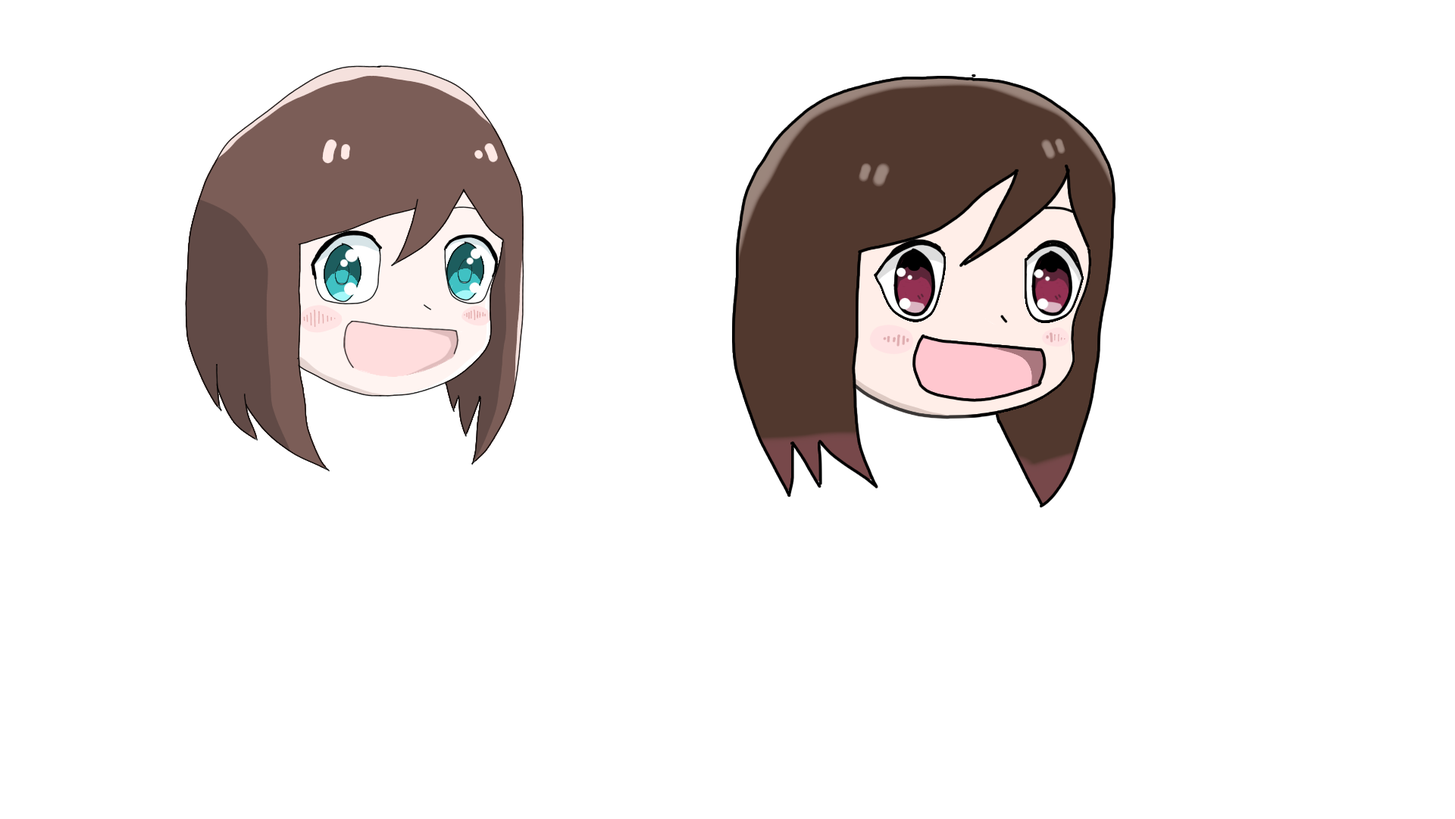
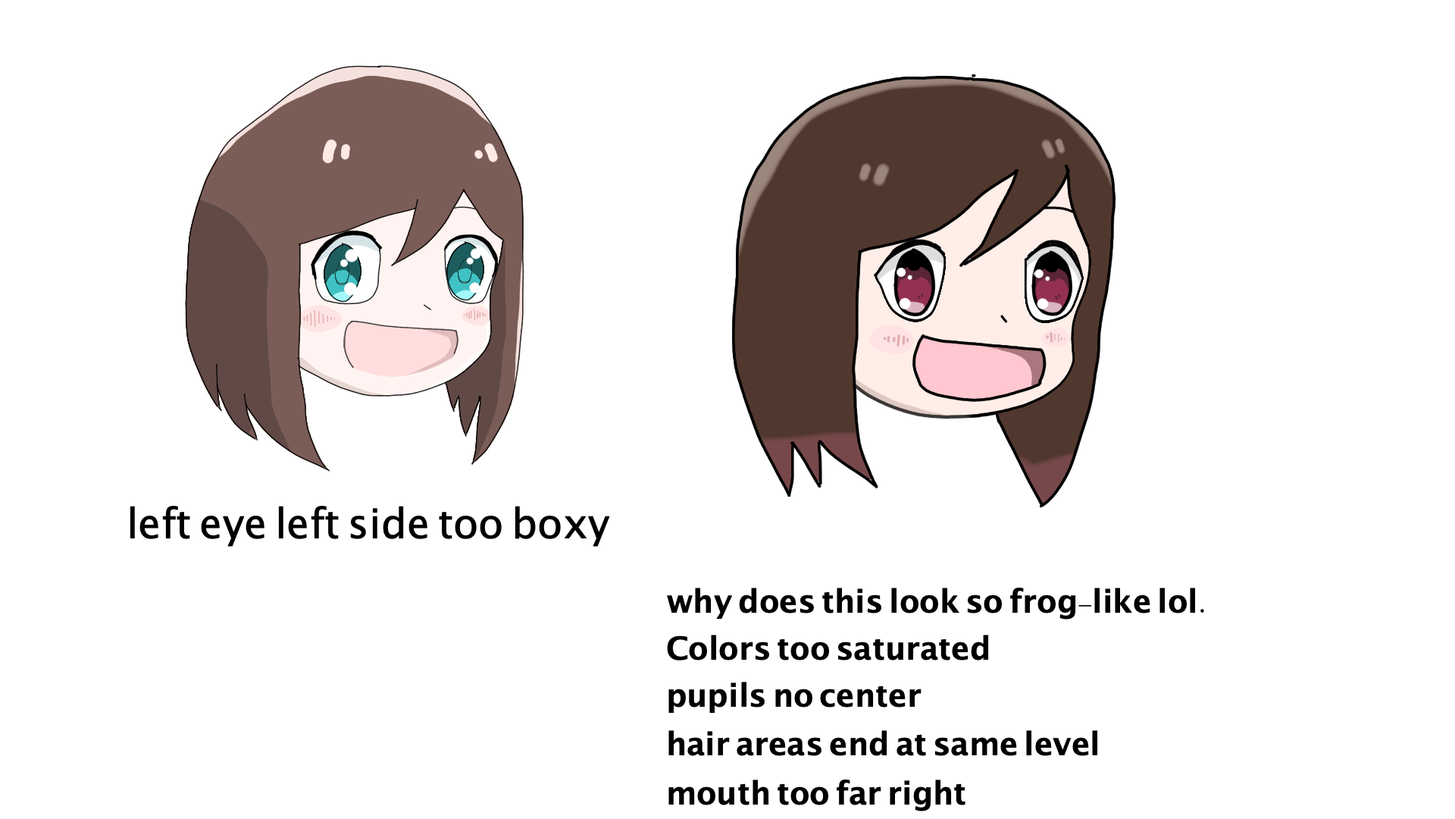
Two versions of the same layered image (1455x819). Layer-by-layer changes:
painted on "hairColor" (1st of 2) over [129, 504, 1205, 812]
painted on "pupilColor" (1st of 2) over [129, 504, 1205, 812]
painted on "eyeColor" over [129, 504, 1205, 812]
painted on "faceColor" (1st of 2) over [129, 504, 1205, 812]
painted on "hairColor" (2nd of 2, in "try1") over [129, 504, 1205, 812]
painted on "face" (2nd of 2, in "try1") over [129, 504, 1116, 812]
painted on "blush" (2nd of 2, in "try1") over [129, 504, 1205, 812]
painted on "faceColor" (2nd of 2, in "try1") over [129, 504, 1205, 812]
painted on "pupilColor" (2nd of 2, in "try1") over [129, 504, 1205, 812]
painted on "eyesColor" over [129, 504, 1205, 812]
